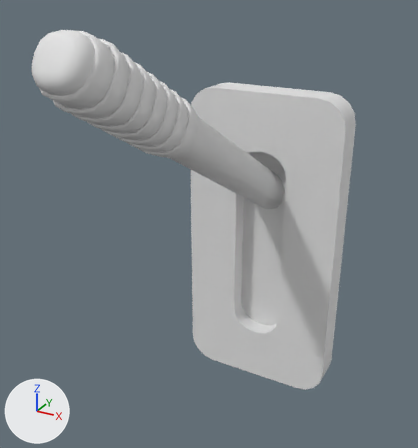
An edit to the glTF model Game/Assets/Meshes/Lever.glb, drawn before and after from the same camera.
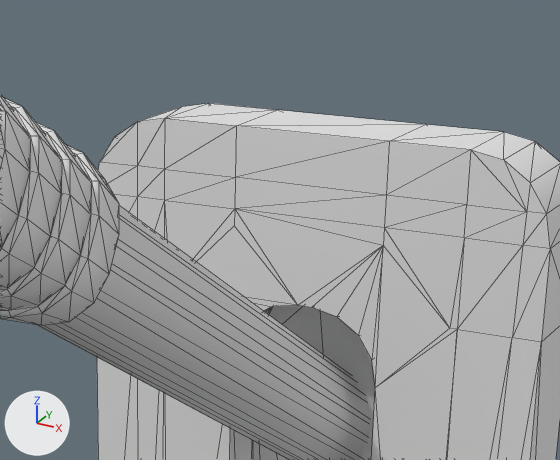
There are two pictures of each version: one whole from a 50 mm camera at (0.301, 0.262, 1.368) aimed at (-0.025, 0.854, 1.072), one close up on the part from 38% to 83% of the width and 10% to 46% of the height. The lights are fixed; the arrows at lower left show +X, +Y and +Z. The close-ups show mesh edges as thin lines. Where no turn or scale is listed for an object, it has been applied to the vertices. Vertices at the same position are counted once.

Names of what the first close-up shows: 'Lever', 'LeverBase'.
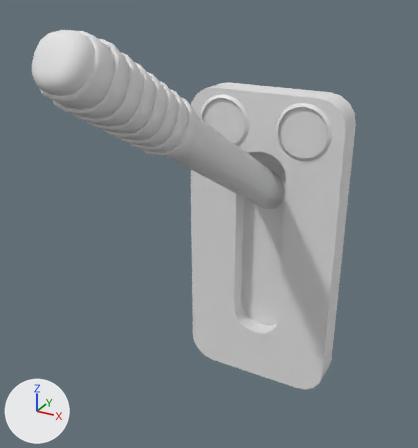
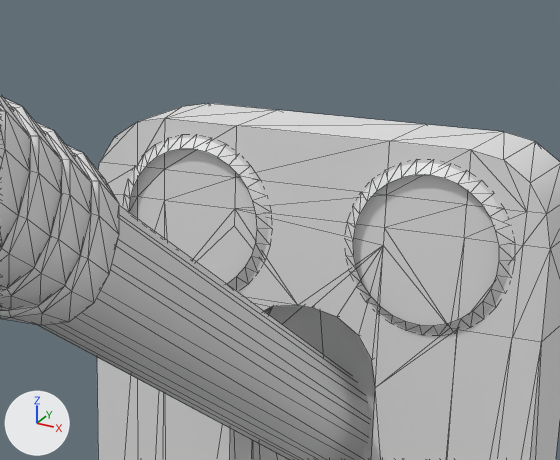
Location of each change, [x1, y1, x2, y2] in pixels of the close-ups (560 x 460 px):
part 1 of me_cube_007, added
    after: [347, 163, 511, 334]
part 2 of me_cube_007, added
    after: [125, 138, 269, 290]

What the commit changed:
me_cube_007 is used by ob_leverbase; location (0.0, 0.0, 0.0).
me_cube_007 had 172 vertices, 340 faces and spanned x -0.111..0.111, y 0.955..1.0, z 0.777..1.223.
me_cube_007 now has 300 vertices, 468 faces and spans x -0.111..0.111, y 0.952..1.0, z 0.777..1.223.
me_cube_007 part 1: a new loose piece of 64 vertices spanning x 0.018..0.096, y 0.952..0.956, z 1.138..1.217.
me_cube_007 part 2: a new loose piece of 64 vertices spanning x -0.096..-0.018, y 0.952..0.956, z 1.138..1.217.
